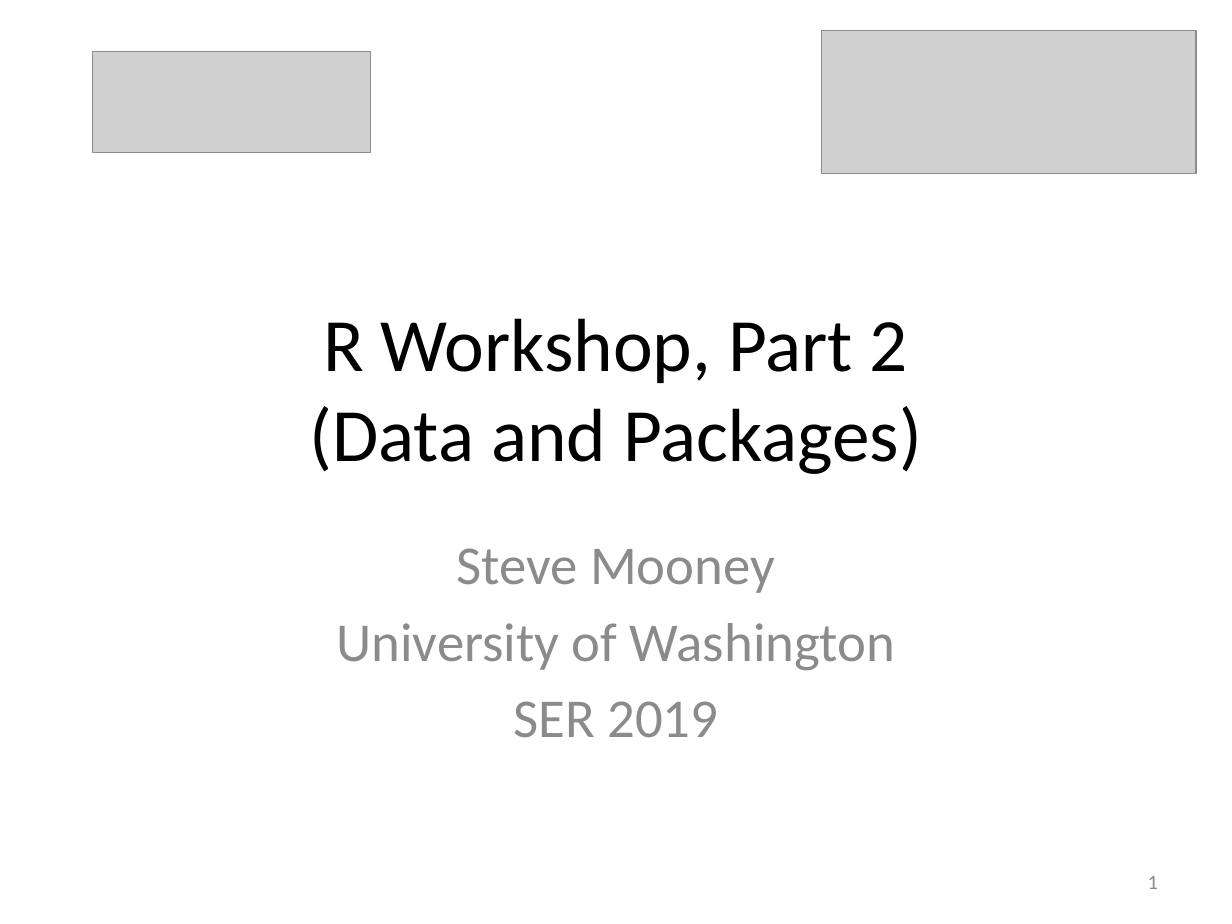
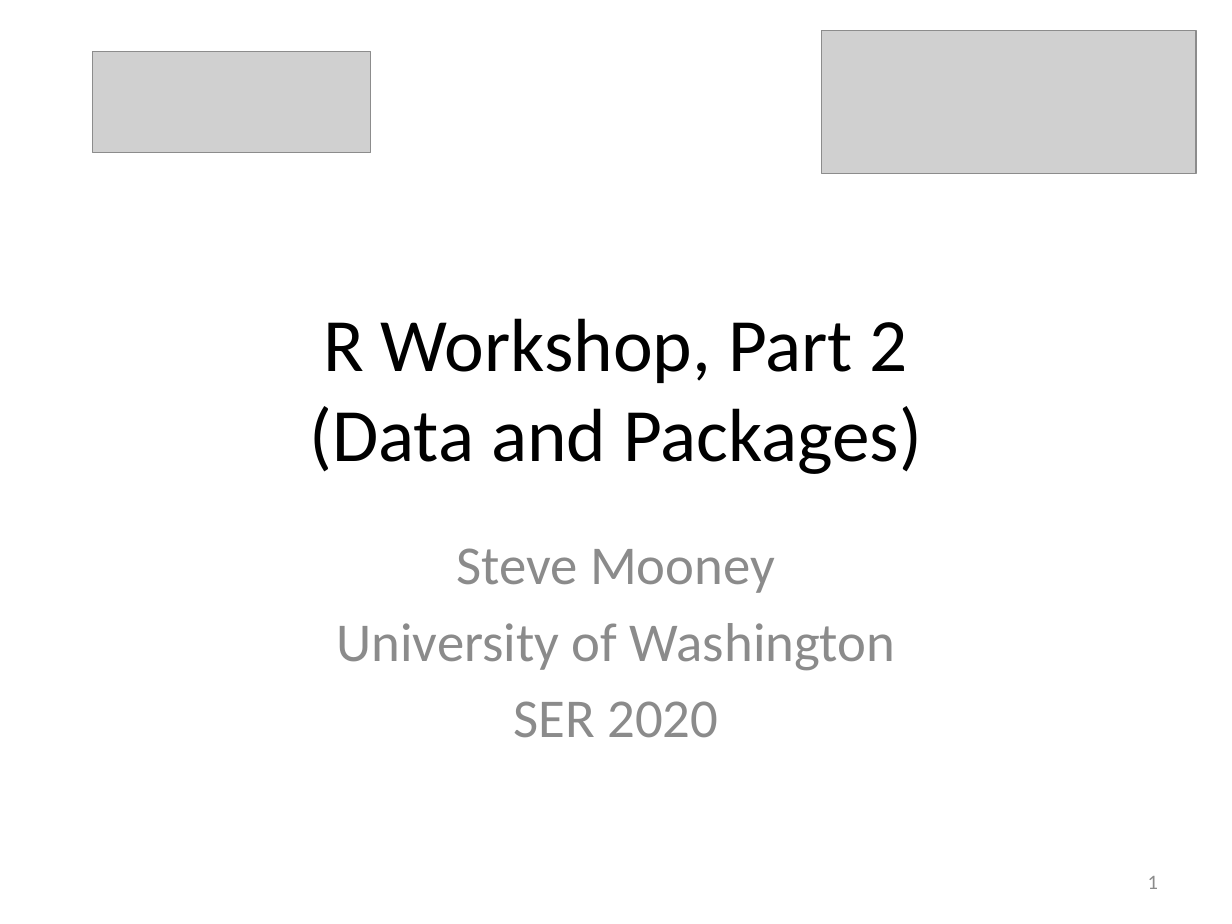
Before and after one commit to smooney27/RWorkshopSER2020, a slide deck: slide 1 of RWorkshopPart2-DataAndPackages.pptx. Drawn at 1232x924 pixels with LibreOffice and Linux fonts; fonts in the diff are those of the drawing; grey boxes stand for pictures. Boxes give left, top, right and bottom in pixels: in the first picture for what was removed or moved away, otherwise in the second. Text is boxed around its words. In the diff, an @@ line names an element or a change of style, - is before the commit and + after.

```diff
--- a/RWorkshopPart2-DataAndPackages.pptx
+++ b/RWorkshopPart2-DataAndPackages.pptx
@@ subtitle at bbox=[513, 701, 718, 738]: text changed @@
-SER 2019
+SER 2020
```
Also in this commit, not shown: 2 other slides changed, 7 other files.
